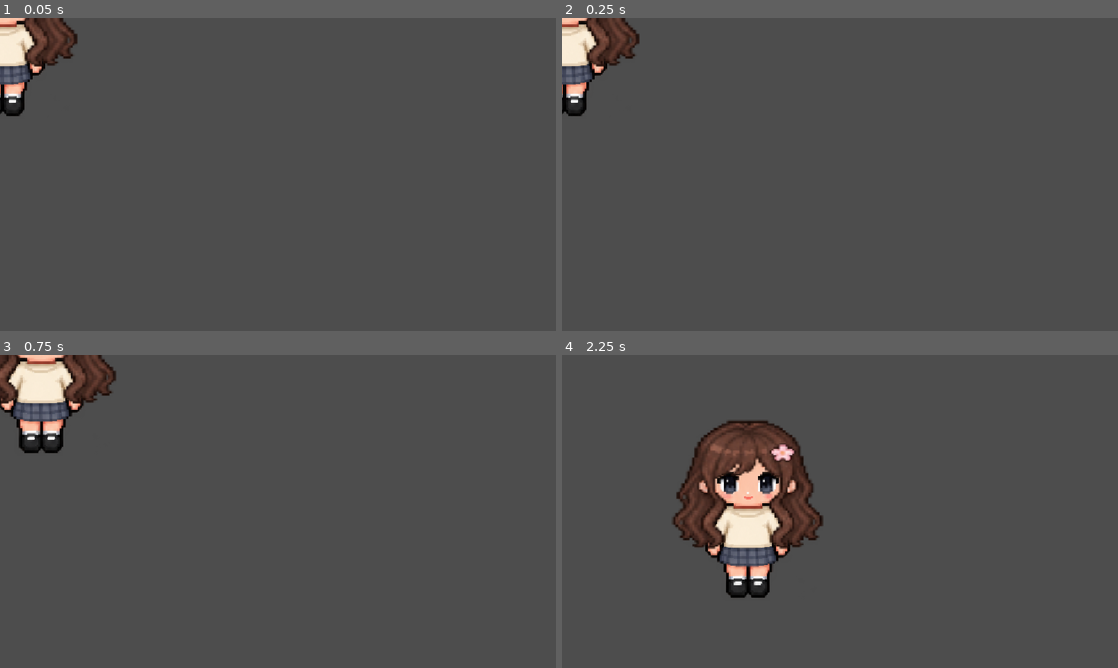
Above: before the commit, frames 1-4 (two rows, left to right).
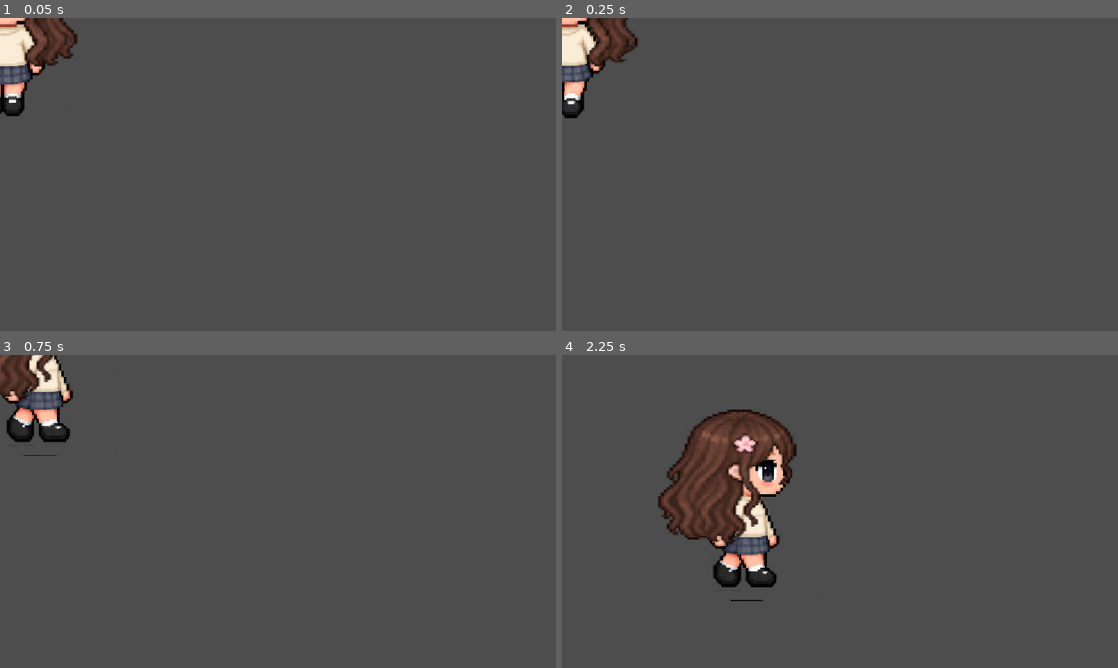
Above: after the commit, the same moments.

Repository: Yina-programmer/VideojuegoRPG
Game: Godot game, scene res://scenes/player/player.tscn
The game is run twice, just before and just after one commit, with the same random seed, the same clock (stepped at 60 frames per second) and the same inputs.
Inputs:
- Up to frame 1 (0.05 s): no input
- Up to frame 2 (0.25 s): no input
- Up to frame 3 (0.75 s): hold D (MoveRight) from 0.53 s (still down)
- Up to frame 4 (2.25 s): release D (MoveRight) at 1.28 s; hold S (MoveDown) 1.28-2.03 s; hold D (MoveRight) from 2.03 s (still down)

Frame 1 is identical in both runs. In frame 2, 0.9% of the frame differs, in the area x 0-14%, y 0-32%; in frame 3, 4.1%; in frame 4, 8.9%, in the area x 17-47%, y 17-79%.

Commit message:
Implementacion de codigo pra movimiento en el script dees

Diff:
--- a/scenes/player/player.tscn
+++ b/scenes/player/player.tscn
@@ -243,6 +243,7 @@
 animation = &"walk_down"
 
 [node name="hair_down" type="AnimatedSprite2D" parent="visual" unique_id=305267257]
+visible = false
 position = Vector2(3.999998, 28.531273)
 scale = Vector2(3.3276324, 2.4538047)
 sprite_frames = SubResource("SpriteFrames_dfirp")
@@ -261,6 +262,7 @@
 scale = Vector2(3.0538461, 2.3602486)
 sprite_frames = SubResource("SpriteFrames_wwi55")
 animation = &"walk_right"
+frame = 1
 
 [node name="hair_up" type="AnimatedSprite2D" parent="visual" unique_id=1698240680]
 visible = false
@@ -270,8 +272,7 @@
 animation = &"walk_up"
 
 [node name="CollisionShape2D" type="CollisionShape2D" parent="." unique_id=166824803]
+visible = false
 modulate = Color(0.9999997, 0.11356702, 0.86151034, 1)
 position = Vector2(1, 20.5)
 shape = SubResource("RectangleShape2D_5h11f")
-
-[node name="MovementController" type="Node" parent="." unique_id=1039112491]
--- a/scripts/player/player.gd
+++ b/scripts/player/player.gd
@@ -1,6 +1,15 @@
-@tool
 extends CharacterBody2D
+
+@onready var body: AnimatedSprite2D = $visual/body
+@onready var hair_down: AnimatedSprite2D = $visual/hair_down
+@onready var hair_left: AnimatedSprite2D = $visual/hair_left
+@onready var hair_right: AnimatedSprite2D = $visual/hair_right
+@onready var hair_up: AnimatedSprite2D = $visual/hair_up
+@onready var visual: Node2D = $visual
+
+
 var speed = 400.0
+var lastDirection = "down"
 
 func _process(_delta):
 	var cuerpo = get_node_or_null("visual/body")
@@ -38,7 +47,33 @@
 			up.frame = cuerpo.frame
 			up.visible = true
 
-func _physics_process(delta):
+
+func _physics_process(_delta):
+	getInput()
+	move_and_slide()
+
+func getInput():
 	var inputDirection = Input.get_vector("MoveLeft", "MoveRight", "MoveUp", "MoveDown")
+	if inputDirection == Vector2.ZERO:
+		velocity = Vector2.ZERO
+		updateAnimation("walk")
+		return
+
+
+	if abs(inputDirection.x) > abs(inputDirection.y):
+		#Movimineto horizontal
+		if inputDirection.x > 0:
+			lastDirection = "right"
+		else:
+			lastDirection = "left"
+	else:
+		if inputDirection.y > 0:
+			lastDirection = "down"
+		else:
+			lastDirection = "up"
 	velocity = speed * inputDirection
-	move_and_slide()
+
+	updateAnimation("walk")
+
+func updateAnimation (state):
+	body.play(state + "_" + lastDirection)
